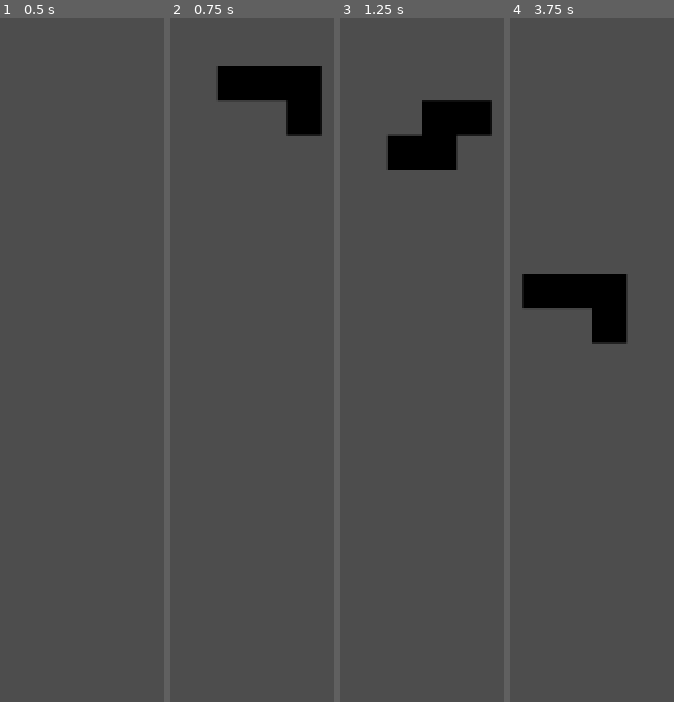
Above: before the commit, frames 1-4 (left to right).
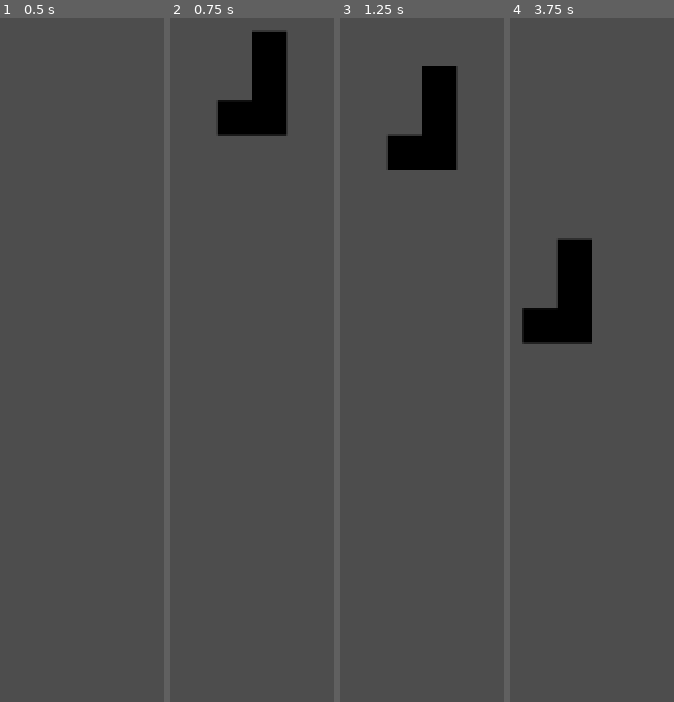
Above: after the commit, the same moments.

Repository: Joo918/SimpleTetris
Game: Godot game, scene res://GameScene.tscn
Two runs of this game, one before a commit and one after it. Both use one fixed random seed, a clock stepped at 60 frames per second and the inputs below.
Inputs:
- Up to frame 1 (0.5 s): no input
- Up to frame 2 (0.75 s): tap Enter (ui_accept) at 0.5 s; hold Right (ui_right) from 0.53 s (still down); hold Enter (ui_accept) from 0.53 s (still down)
- Up to frame 3 (1.25 s): keep holding Right (ui_right); keep holding Enter (ui_accept)
- Up to frame 4 (3.75 s): release Right (ui_right) at 1.28 s; release Enter (ui_accept) at 1.28 s; hold Left (ui_left) 1.28-2.03 s; tap Enter (ui_accept) at 1.35, 1.52, 1.82, 2.85, 3.02, 3.32 s; hold Enter (ui_accept) 2.03-2.78 s; hold Right (ui_right) 2.03-3.53 s; hold Left (ui_left) from 3.53 s (still down); hold Enter (ui_accept) from 3.53 s (still down)

Frame 1 is identical in both runs. In frame 2, 6.5% of the frame differs, in the area x 29-93%, y 2-18%; in frame 3, 2.2%; in frame 4, 6.7%, in the area x 7-72%, y 32-48%.

Commit message:
fixed dupes and map drawing

Diff:
--- a/Scripts/GameManager.gd
+++ b/Scripts/GameManager.gd
@@ -1,3 +1,4 @@
+class_name GameScene
 extends Node
 
 var currentActiveTetrino:Tetrino = null
@@ -10,6 +11,7 @@
 # Called when the node enters the scene tree for the first time.
 func _ready():
 	currentActiveTetrino = TetrinoGenerator.generateRandomTetrino()
+	pass
 
 func _input(event):
 	#if event.is_action_pressed('ui_left'):
@@ -88,11 +90,13 @@
 
 func moveCurrentTetrinoOneStepHorizontal(value):
 	currentActiveTetrino.center += Vector2i(value, 0)
+	Map.drawMap()
 	Map.drawTetrino(currentActiveTetrino)
 	Map.printCurrentMapWithTetrino(currentActiveTetrino)
 
 func rotateCurrentActiveTetrino():
 	currentActiveTetrino.rotateCW()
+	Map.drawMap()
 	Map.drawTetrino(currentActiveTetrino)
 	Map.printCurrentMapWithTetrino(currentActiveTetrino)
 
@@ -104,4 +108,6 @@
 	for cur:Vector2i in currentActiveTetrino.geometry:
 		var position = currentActiveTetrino.center + cur
 		Map.mapGrid[position.y][position.x] = true
+	currentActiveTetrino.queue_free()
+	currentActiveTetrino = null
 	pass
--- a/Scripts/Map.gd
+++ b/Scripts/Map.gd
@@ -39,6 +39,7 @@
 
 #Ryan
 func didTetrinoHitBottom(tetrino:Tetrino)->bool:
+
 	for tile in tetrino.geometry:
 		if (tetrino.center.y + tile.y) >= (HEIGHT - 1):
 			return true
@@ -63,7 +64,6 @@
 func drawTetrino(tetrino:Tetrino):
 	if tetrino == null:
 		return
-	polygon.polygon = []
 	for cur:Vector2i in tetrino.geometry:
 		var position = tetrino.center + cur
 		drawSquareAt(position.x, position.y)
--- a/Scripts/Tetrino.gd
+++ b/Scripts/Tetrino.gd
@@ -15,7 +15,7 @@
 	var count := 0
 	var newGeometry := []
 	for tile in geometry:
-		newGeometry.append(Vector2(tile.x, tile.y).rotated(PI/4).round())
+		newGeometry.append(Vector2(tile.x, tile.y).rotated(PI/2).round())
 	for i in geometry.size():
 		geometry[i] = Vector2i(newGeometry[i].x, newGeometry[i].y)
 
--- a/Scripts/TetrinoGenerator.gd
+++ b/Scripts/TetrinoGenerator.gd
@@ -43,6 +43,7 @@
 		tetrinoShapesArray.append(tetrino)
 
 func generateRandomTetrino()->Tetrino:
+	print("generate new tetrino!")
 	var tetrino := Tetrino.new()
 	tetrinoindex = RNG.randi_range(0, (tetrinoShapesArray.size() - 1))
 	#tetrinoindex = 3
--- a/project.godot
+++ b/project.godot
@@ -19,7 +19,6 @@
 
 Map="*res://Scripts/Map.gd"
 TetrinoGenerator="*res://Scripts/TetrinoGenerator.gd"
-GameScene="*res://GameScene.tscn"
 
 [dotnet]
 
